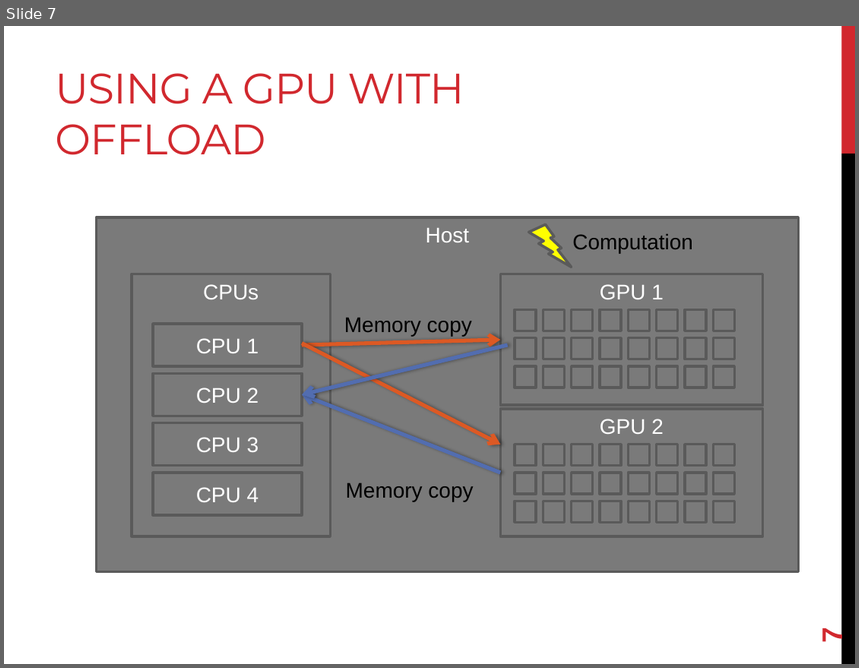
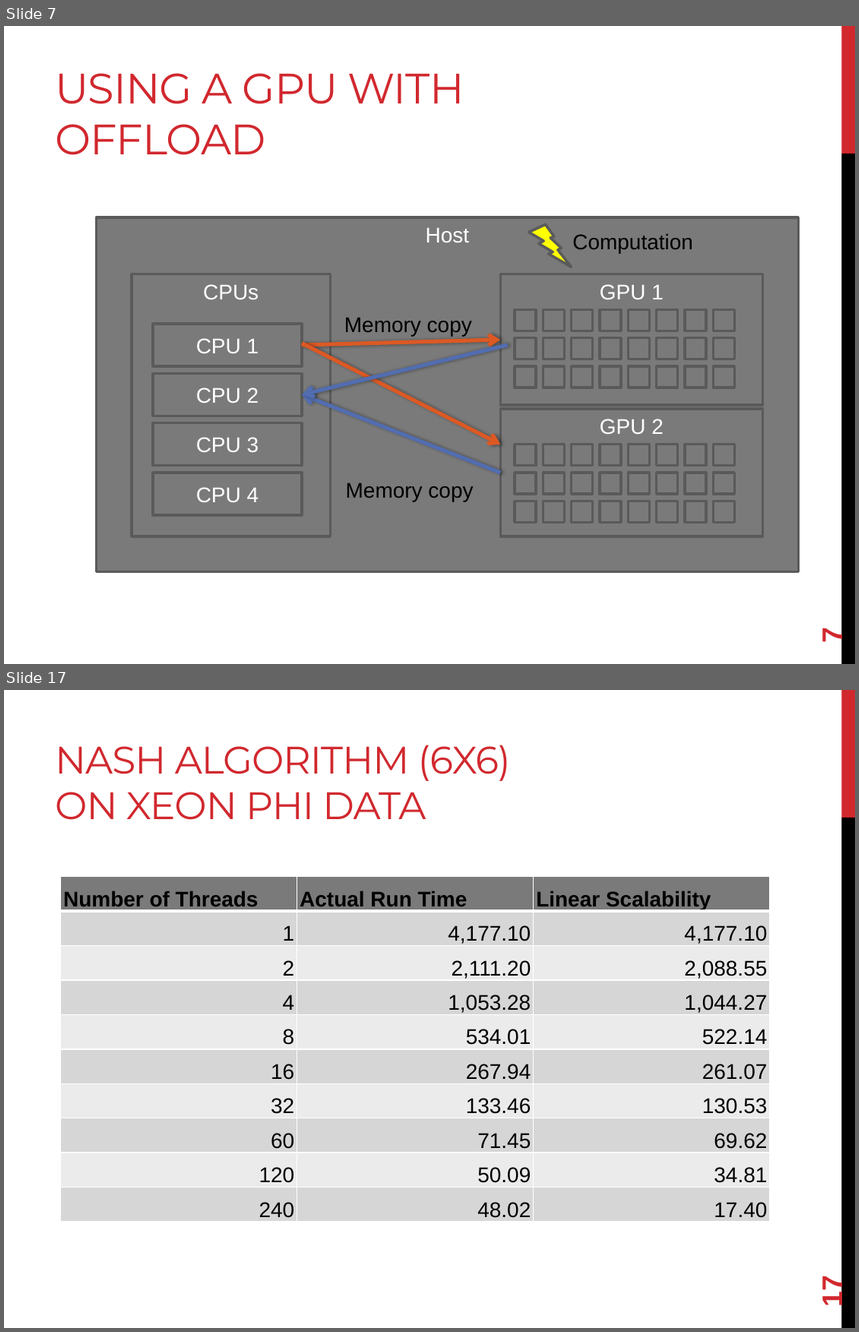
Before and after one commit to joshpeterson/DevelopingConcurrentSoftware, a slide deck: Lectures/Hybrid Concurrency/Hybrid Concurrency.pptx. Shown one above the other, each under a label of ours: slide 7 before the commit, slides 7 and 17 after it; the slides between them are not shown. The pictures are 859x668 and 859x1332 pixels, drawn with LibreOffice and Linux fonts; fonts in the diff are those of the drawing. Boxes give left, top, right and bottom in pixels: in the first picture for what was removed or moved away, otherwise in the second. Text is boxed around its words. In the diff, an @@ line names an element or a change of style, - is before the commit and + after.

```diff
--- a/Lectures/Hybrid Concurrency/Hybrid Concurrency.pptx
+++ b/Lectures/Hybrid Concurrency/Hybrid Concurrency.pptx
@@ slide 17 added at (x1=4, y1=690, x2=855, y2=1328), background #FFFFFF; not listed: 2 template elements that a slide beside it also shows @@
@@ title added at (x1=55, y1=745, x2=511, y2=820), 32.4 pt, text #D1282E @@
+NASH ALGORITHM (6X6) ON XEON PHI DATA
@@ table added at (x1=61, y1=876, x2=771, y2=1222), 10 rows, 3 columns @@
+Number of Threads | Actual Run Time | Linear Scalability
+1 | 4,177.10 | 4,177.10
+2 | 2,111.20 | 2,088.55
+4 | 1,053.28 | 1,044.27
+8 | 534.01 | 522.14
+16 | 267.94 | 261.07
+32 | 133.46 | 130.53
+60 | 71.45 | 69.62
+120 | 50.09 | 34.81
+240 | 48.02 | 17.40
@@ page number added at (x1=816, y1=1279, x2=848, y2=1306), 24 pt, text #D1282E, bold @@
+17
```
Also in this commit, not shown: 3 slides changed, 11 other slides added.
